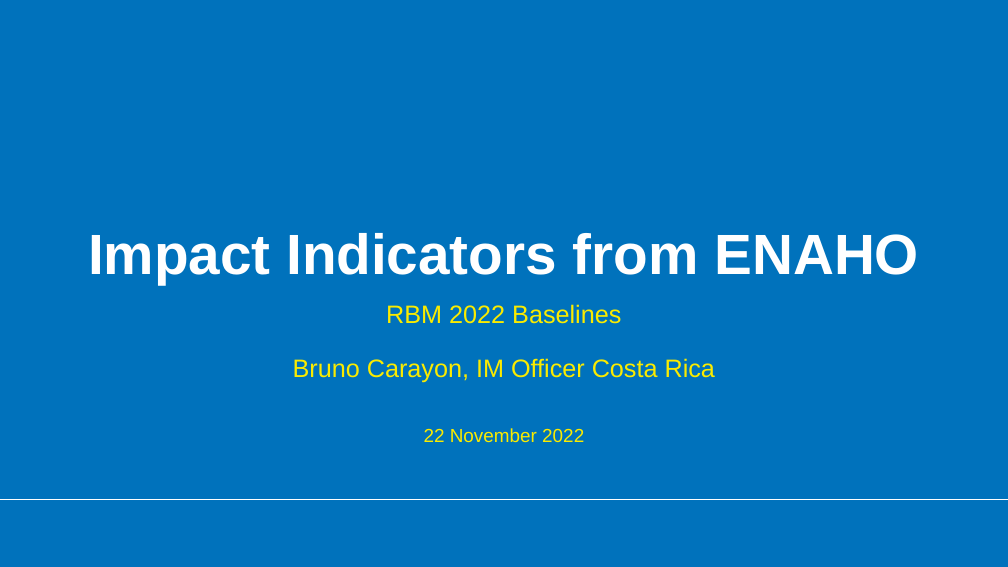
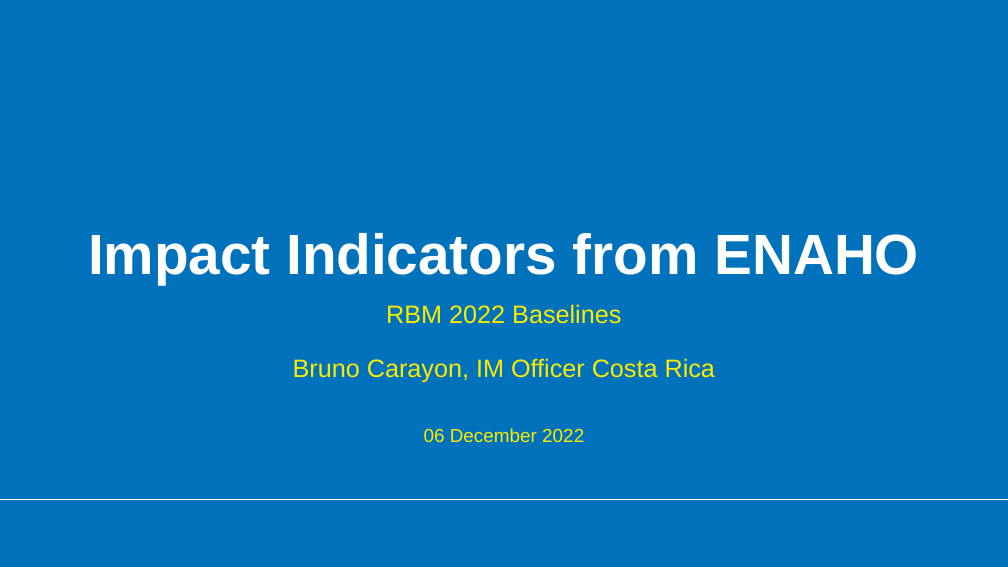
Before and after one commit to UNHCR-CostaRica/ENAHO_2021, a slide deck: slide 1 of COSTA-RICA---RBM-Impact-Indicators-from-ENAHO.pptx. Drawn at 1008x567 pixels with LibreOffice and Linux fonts; fonts in the diff are those of the drawing; background and template pictures are left out. Boxes give left, top, right and bottom in pixels: in the first picture for what was removed or moved away, otherwise in the second. Text is boxed around its words. In the diff, an @@ line names an element or a change of style, - is before the commit and + after.

```diff
--- a/COSTA-RICA---RBM-Impact-Indicators-from-ENAHO.pptx
+++ b/COSTA-RICA---RBM-Impact-Indicators-from-ENAHO.pptx
@@ text at (424,428,584,443): text changed @@
-22 November 2022
+06 December 2022
```
Also in this commit, not shown: 3 other slides changed, 4 other files.
